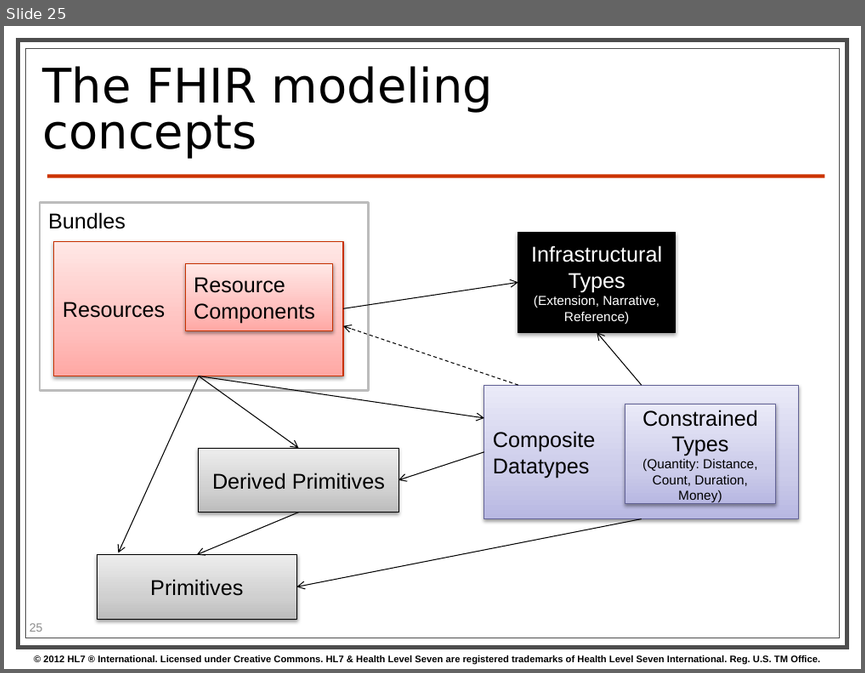
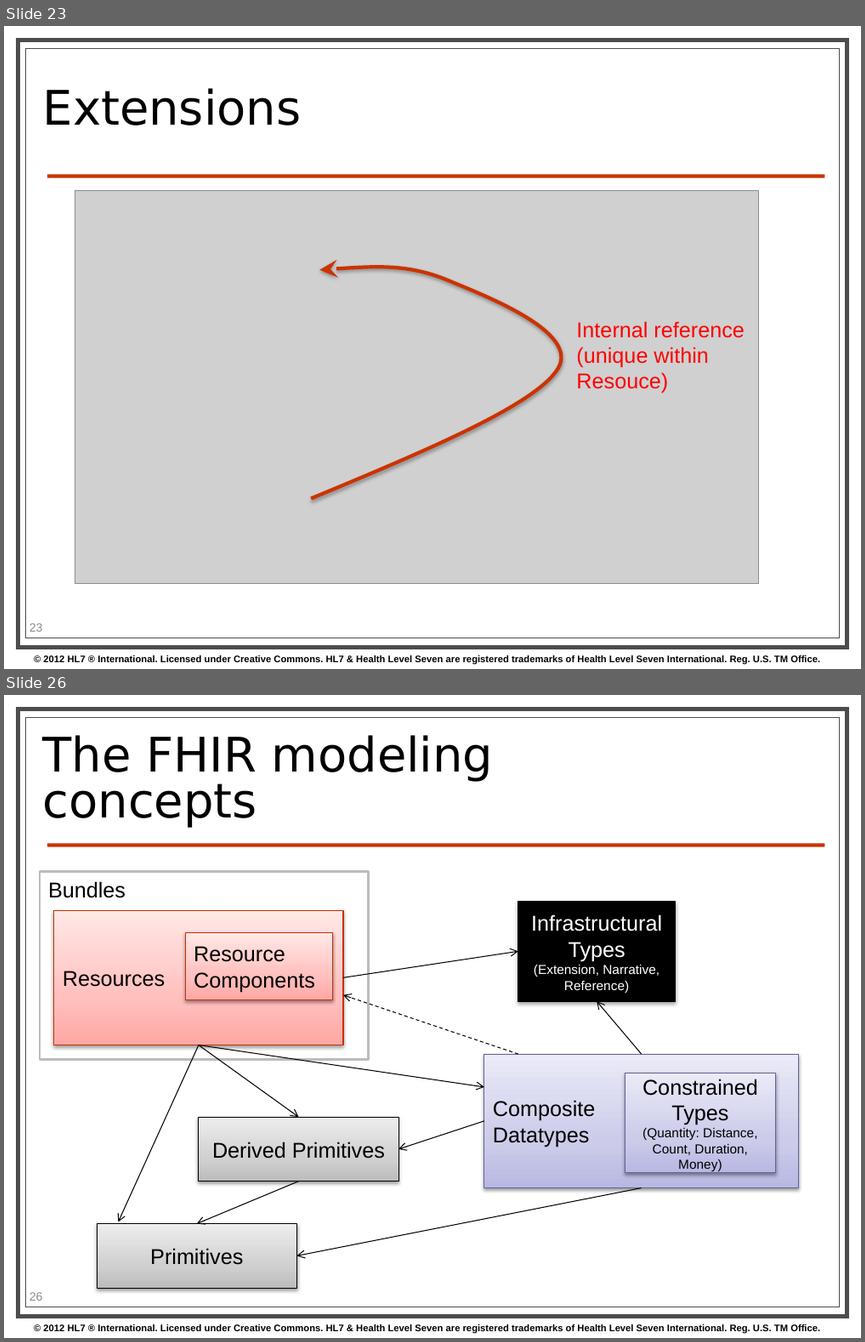
Before and after one commit to vista-novo/fhir, a slide deck: presentations/2013-01 Tutorials/201301 - Phoenix - FhirForDevelopersWGMTutorial.pptx. Shown one above the other, each under a label of ours: slide 25 before the commit, slides 23 and 26 after it; the slides between them are not shown. The pictures are 865x673 and 865x1342 pixels, drawn with LibreOffice and Linux fonts; fonts in the diff are those of the drawing; grey boxes stand for pictures; background and template pictures are left out. Boxes give left, top, right and bottom in pixels: in the first picture for what was removed or moved away, otherwise in the second. Text is boxed around its words. In the diff, an @@ line names an element or a change of style, - is before the commit and + after.

```diff
--- a/presentations/2013-01 Tutorials/201301 - Phoenix - FhirForDevelopersWGMTutorial.pptx
+++ b/presentations/2013-01 Tutorials/201301 - Phoenix - FhirForDevelopersWGMTutorial.pptx
@@ slide 23 added at [4, 26, 861, 669], background #FFFFFF; not listed: 4 template elements that a slide beside it also shows @@
@@ title added at [43, 88, 302, 125], 40 pt, text #000000 @@
+Extensions
@@ picture added at [75, 191, 758, 583] @@
@@ freeform shape added at [311, 267, 561, 499], outline #CC3300 3 pt @@
@@ text added at [576, 321, 744, 393], 18 pt, text #FF0000 @@
+Internal reference
+(unique within
+Resouce)
@@ page number added at [30, 623, 43, 631], 10 pt, text #8C8C8C @@
+23
@@ what was slide 25 is now slide 26 @@
```
Also in this commit, not shown: 10 slides changed, 2 other slides added, 2 slides removed.
